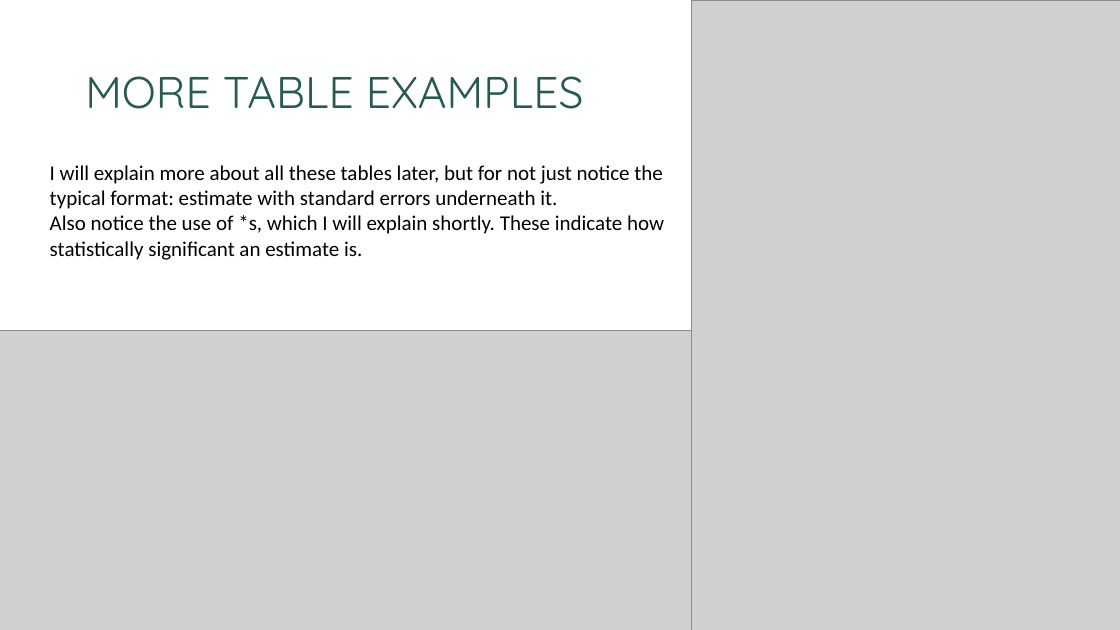
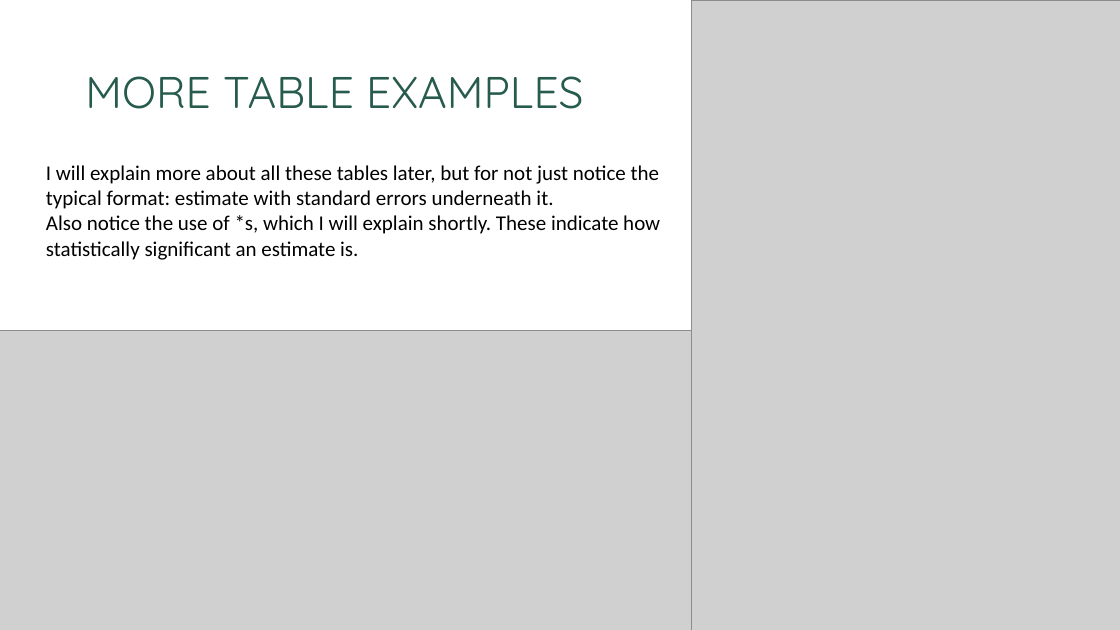
Before and after one commit to hhadah/urban-econ, a slide deck: slide 5 of slides/ppslides/03-InterpretingStatisticalTables.pptx. Drawn at 1120x630 pixels with LibreOffice and Linux fonts; fonts in the diff are those of the drawing; grey boxes stand for pictures; background and template pictures are left out. Boxes give left, top, right and bottom in pixels: in the first picture for what was removed or moved away, otherwise in the second. Text is boxed around its words. In the diff, an @@ line names an element or a change of style, - is before the commit and + after.

Commit message:
reading tables

```diff
--- a/slides/ppslides/03-InterpretingStatisticalTables.pptx
+++ b/slides/ppslides/03-InterpretingStatisticalTables.pptx
@@ text "I will explain more about ...": place and size @@
-text "I will explain more about ..." at (50,165,664,260)
+text "I will explain more about ..." at (46,165,660,260)
```
Also in this commit, not shown: 5 other slides changed, 28 other files.
